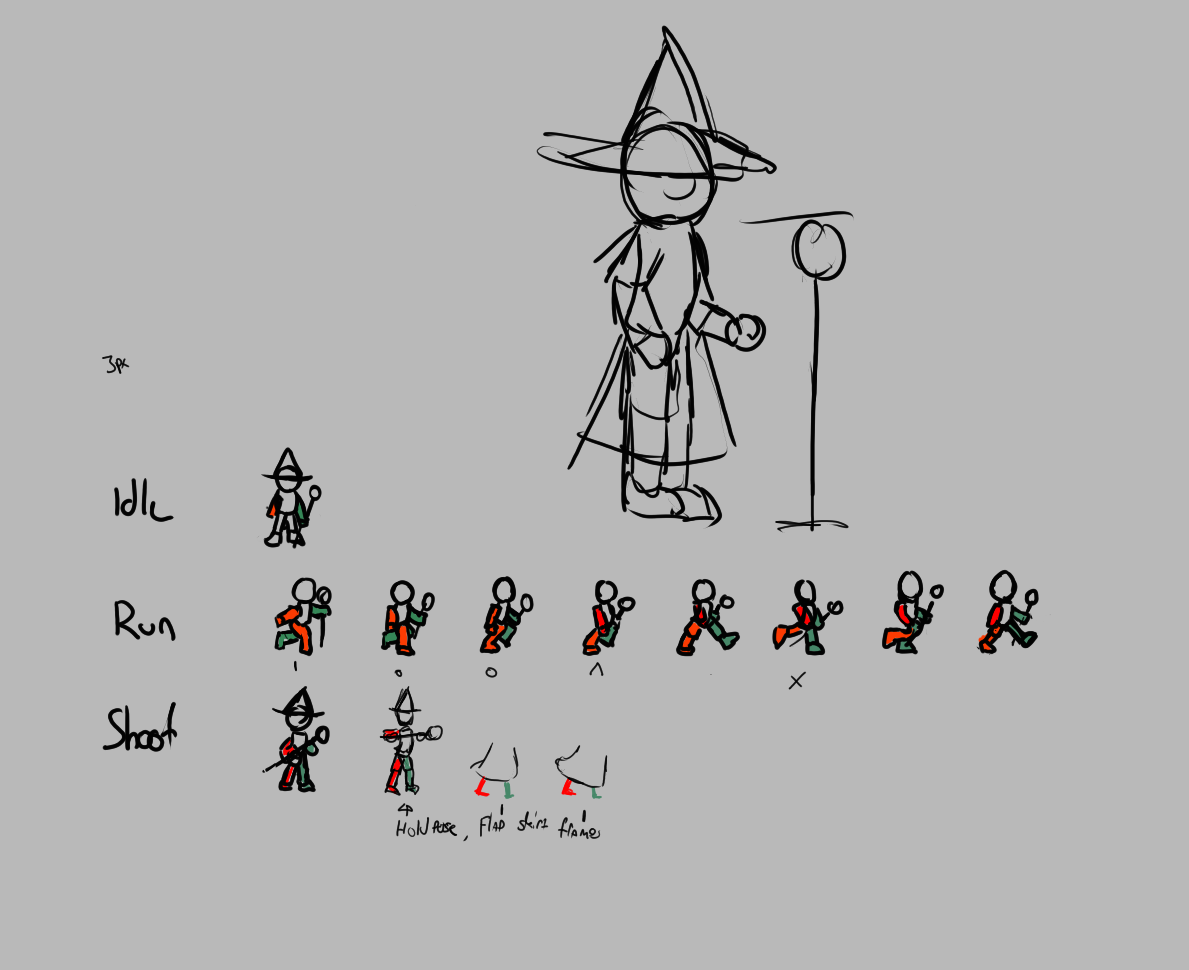
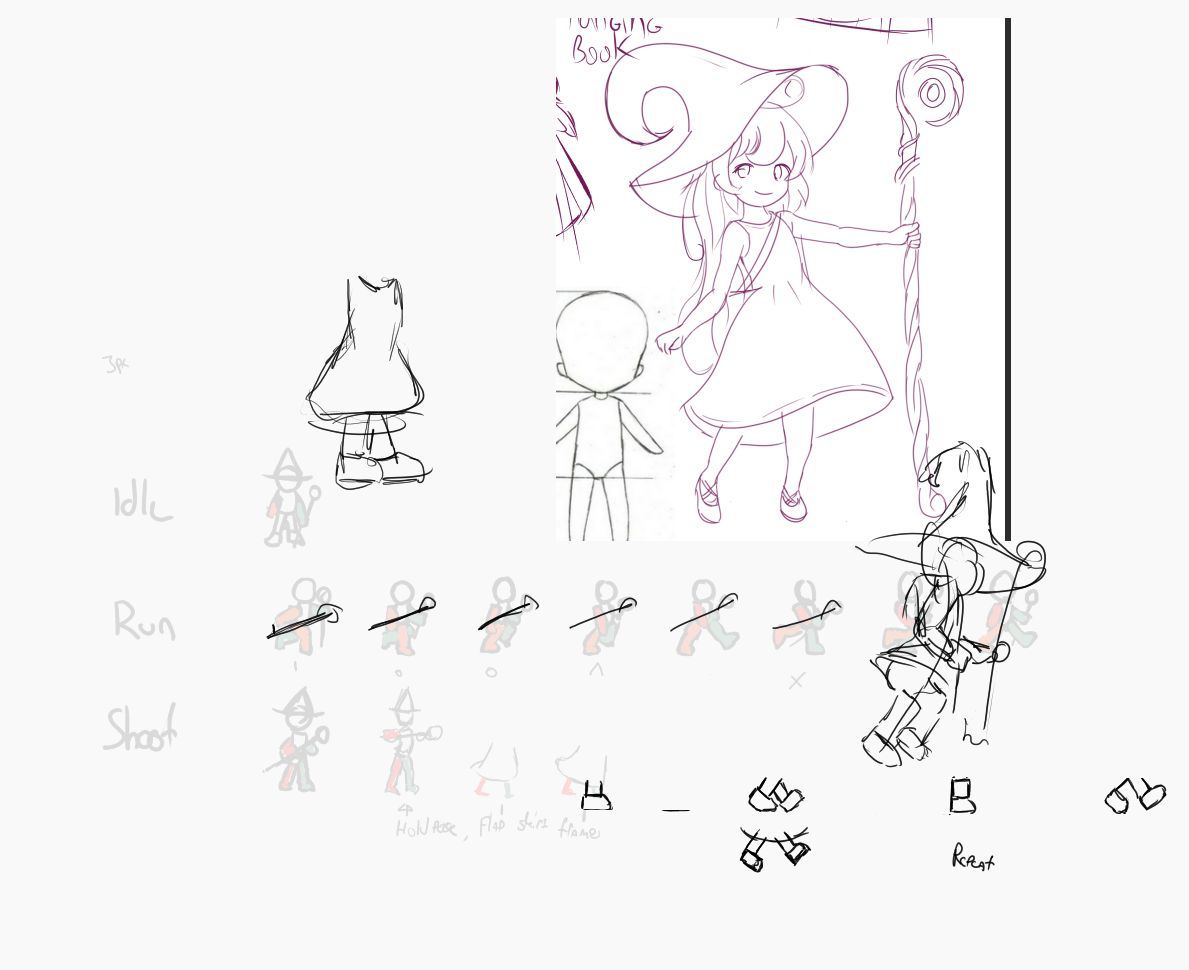
Two versions of the same layered image (1189 × 970). Layer-by-layer changes:
added layer "Group 5 Merged" above "Paint Layer 4 (pasted)" over [256, 256, 1189, 960]
added layer "Paint Layer 4 (pasted)" above "Group 5" over [448, 0, 1024, 576]
added group "Reference poses" (13%) with 2 layers above "Fill Layer 3" over [56, 142, 1080, 846]
moved "Paint Layer 2" into group "Reference poses", painted on it over [248, 462, 1080, 846]
moved "Paint Layer 1" into group "Reference poses", painted on it over [56, 14, 1080, 846]
